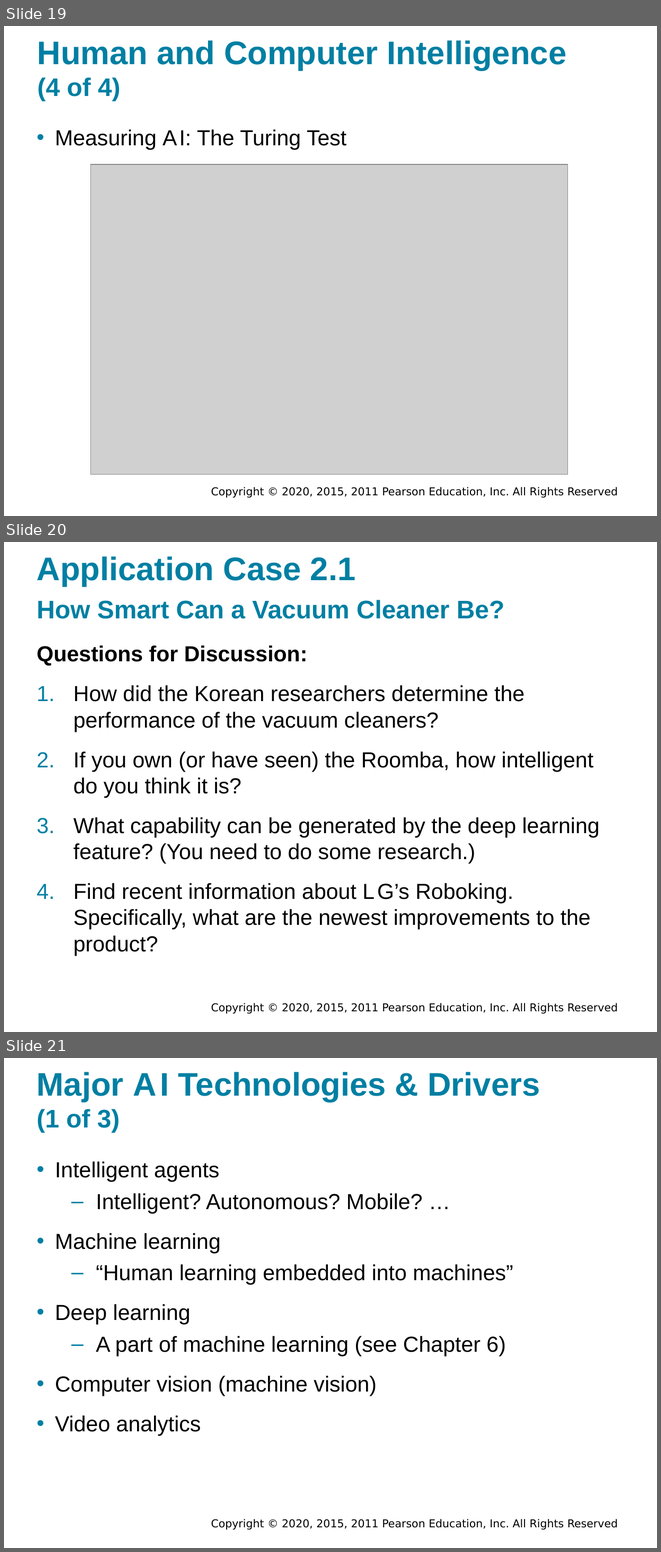
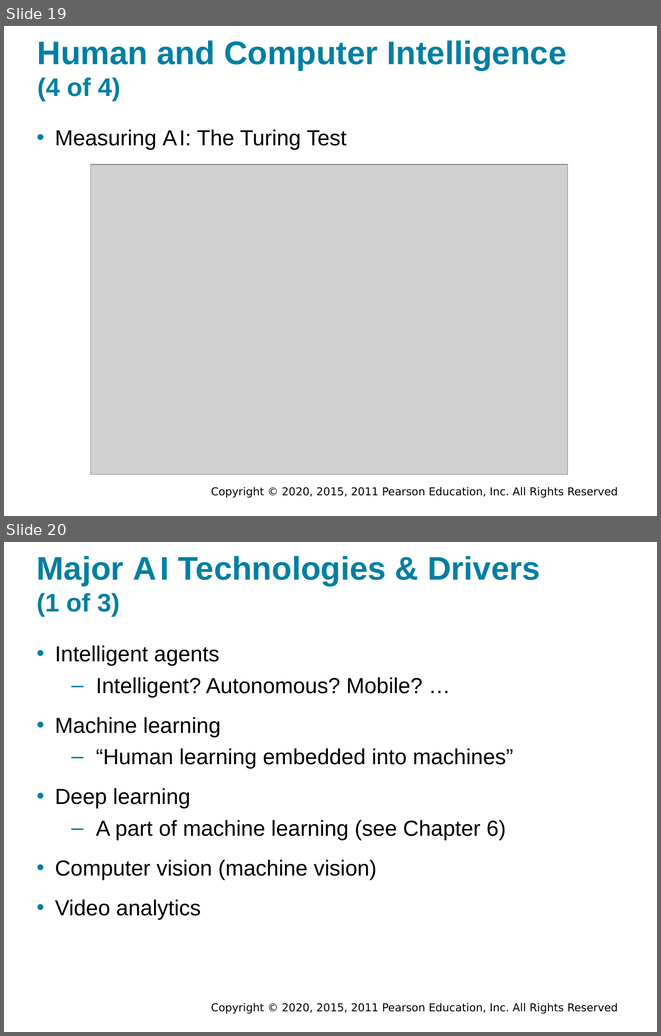
Before and after one commit to walkman617/DS2021, a slide deck: Slides/Sharda_11e_full_accessible_ppt_02.pptx. Shown one above the other, each under a label of ours: slides 19, 20 and 21 before the commit, slides 19 and 20 after it. The pictures are 661x1552 and 661x1036 pixels, drawn with LibreOffice and Linux fonts; fonts in the diff are those of the drawing; grey boxes stand for pictures; background and template pictures are left out. Boxes give left, top, right and bottom in pixels: in the first picture for what was removed or moved away, otherwise in the second. Text is boxed around its words. In the diff, an @@ line names an element or a change of style, - is before the commit and + after.

```diff
--- a/Slides/Sharda_11e_full_accessible_ppt_02.pptx
+++ b/Slides/Sharda_11e_full_accessible_ppt_02.pptx
@@ slide 20 removed at (4,542,657,1032), background #FFFFFF; not listed: 1 template element that a slide beside it also shows @@
@@ title removed at (37,556,356,587) @@
-Application Case 2.1
@@ text removed at (37,600,504,619) @@
-How Smart Can a Vacuum Cleaner Be?
@@ text removed at (37,645,600,955) @@
-Questions for Discussion:
-1. How did the Korean researchers determine the performance of the vacuum cleaners?
-2. If you own (or have seen) the Roomba, how intelligent do you think it is?
-3. What capability can be generated by the deep learning feature? (You need to do some research.)
-4. Find recent information about L G’s Roboking. Specifically, what are the newest improvements to the product?
@@ what was slide 21 is now slide 20 @@
```
Also in this commit, not shown: 7 other slides removed.
